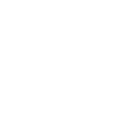
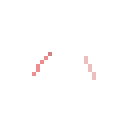
Before/after of a (128, 128) layered artwork. What changed in the layer stack:
added layer "arms_set_blank_side_scratch_frame0" over [32, 52, 96, 80]
